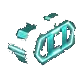
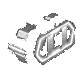
Revision of a layered 80×80 image; what changed, layer by layer:
painted on "Ebene #2" over [7, 13, 76, 66]
